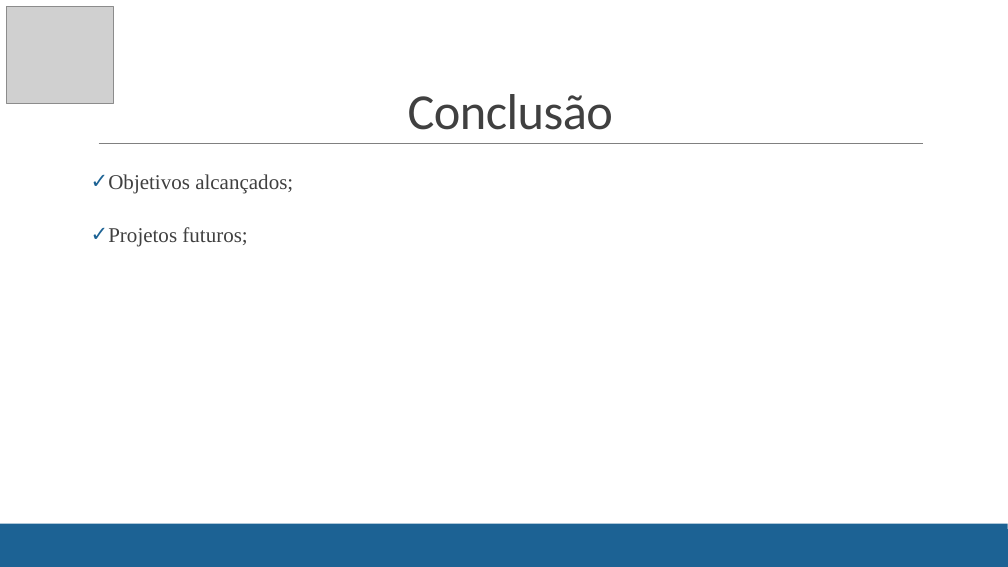
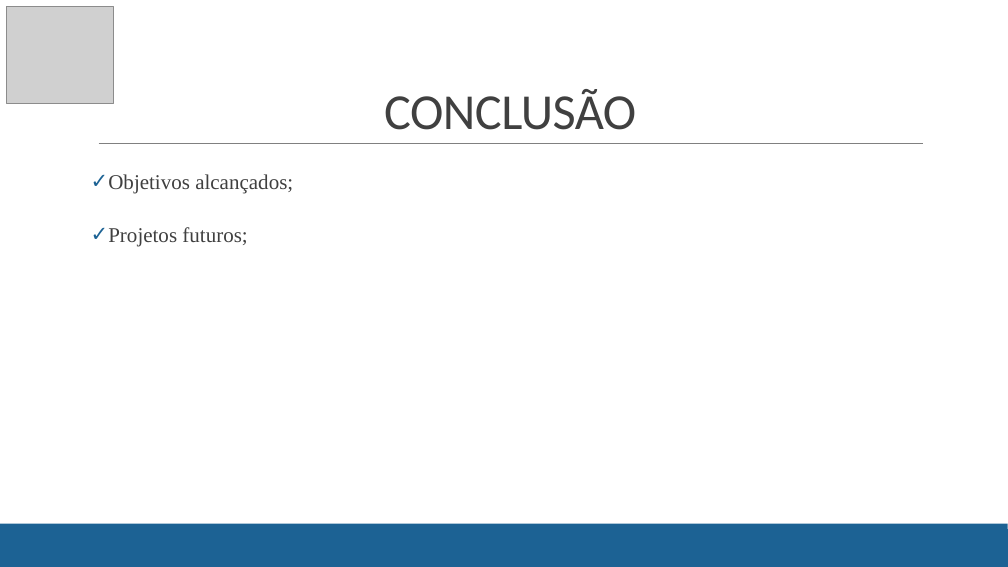
Before and after one commit to arezit/monkeysreceitas, a slide deck: slide 10 of TEXcerto.pptx (slide 14 before the commit). Drawn at 1008x567 pixels with LibreOffice and Linux fonts; fonts in the diff are those of the drawing; grey boxes stand for pictures. Boxes give left, top, right and bottom in pixels: in the first picture for what was removed or moved away, otherwise in the second. Text is boxed around its words. In the diff, an @@ line names an element or a change of style, - is before the commit and + after.

```diff
--- a/TEXcerto.pptx
+++ b/TEXcerto.pptx
@@ title at bbox=[384, 89, 636, 130]: text changed @@
-Conclusão
+CONCLUSÃO
```
Also in this commit, not shown: 12 other slides changed, 3 slides added.
